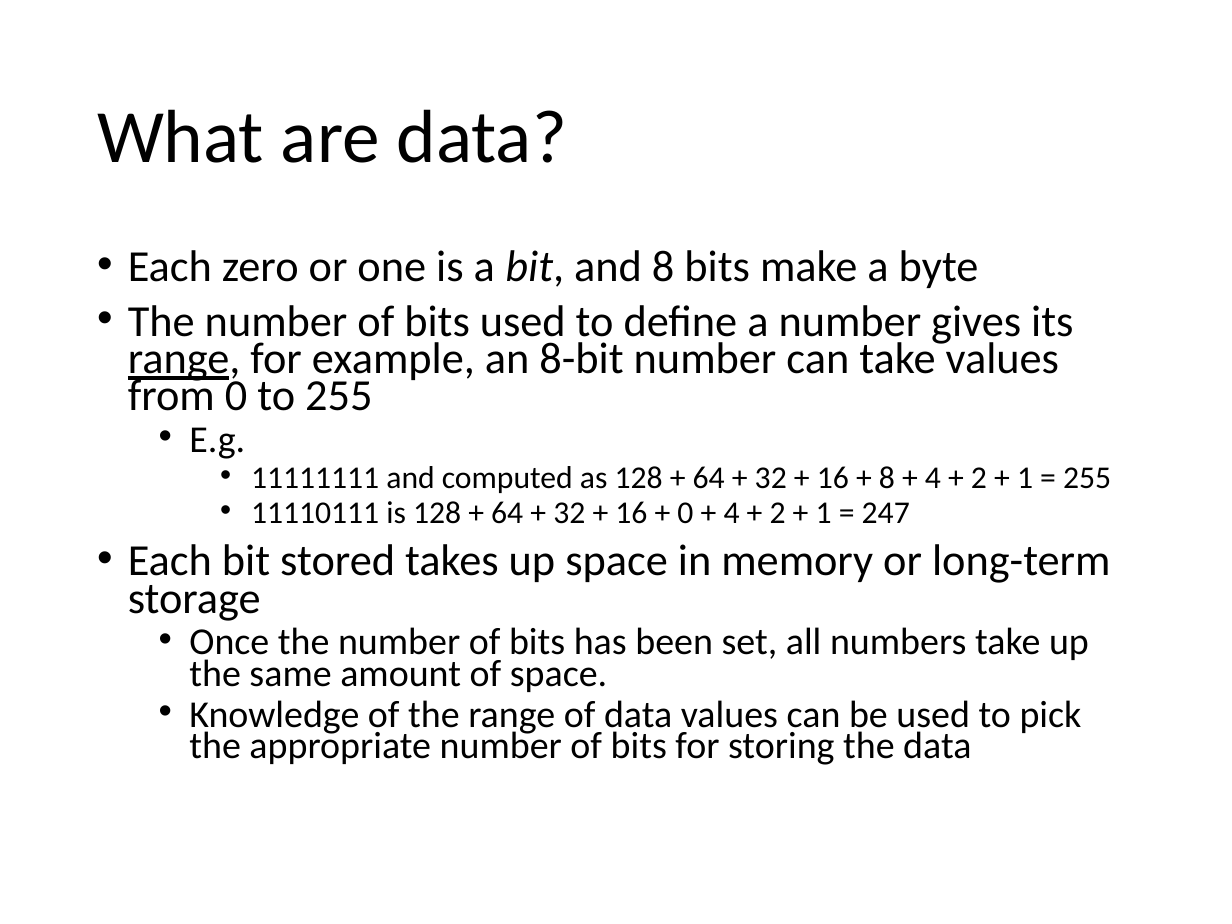
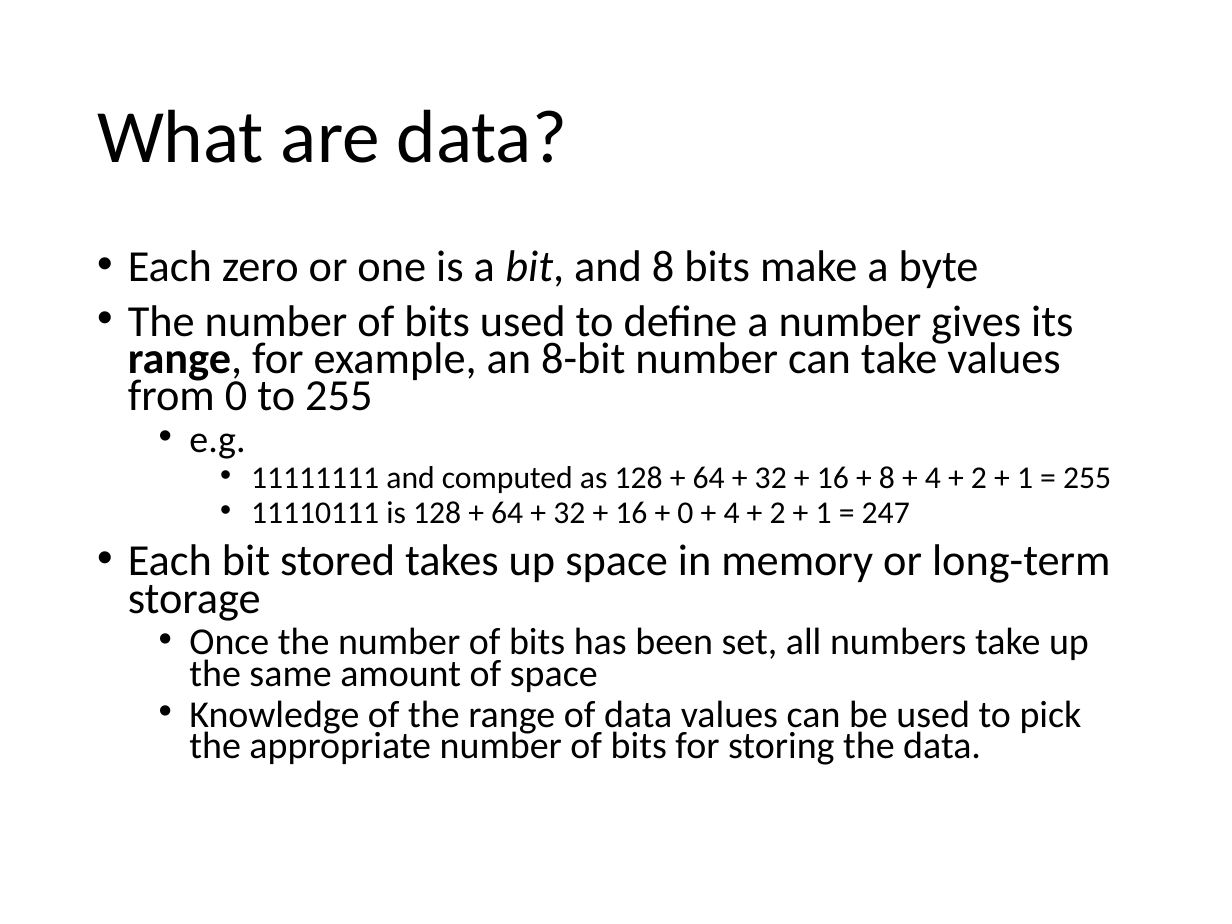
Before and after one commit to alexsingleton/urban_analytics, a slide deck: slide 8 of Slides/05_Lecture.pptx. Drawn at 1232x924 pixels with LibreOffice and Linux fonts; fonts in the diff are those of the drawing. Boxes give left, top, right and bottom in pixels: in the first picture for what was removed or moved away, otherwise in the second. Text is boxed around its words. In the diff, an @@ line names an element or a change of style, - is before the commit and + after.

```diff
--- a/Slides/05_Lecture.pptx
+++ b/Slides/05_Lecture.pptx
@@ text at [128,305,1073,411]: bold on, underline off in "range," @@
@@ text at [189,433,245,459]: text changed @@
-  • E.g.
+  • e.g.
@@ text at [189,627,1089,765]: text changed @@
-  • Once the number of bits has been set, all numbers take up the same amount of space.
-  • Knowledge of the range of data values can be used to pick the appropriate number of bits for storing the data
+  • Once the number of bits has been set, all numbers take up the same amount of space
+  • Knowledge of the range of data values can be used to pick the appropriate number of bits for storing the data.
```
Also in this commit, not shown: 11 other slides changed, 8 other files.
